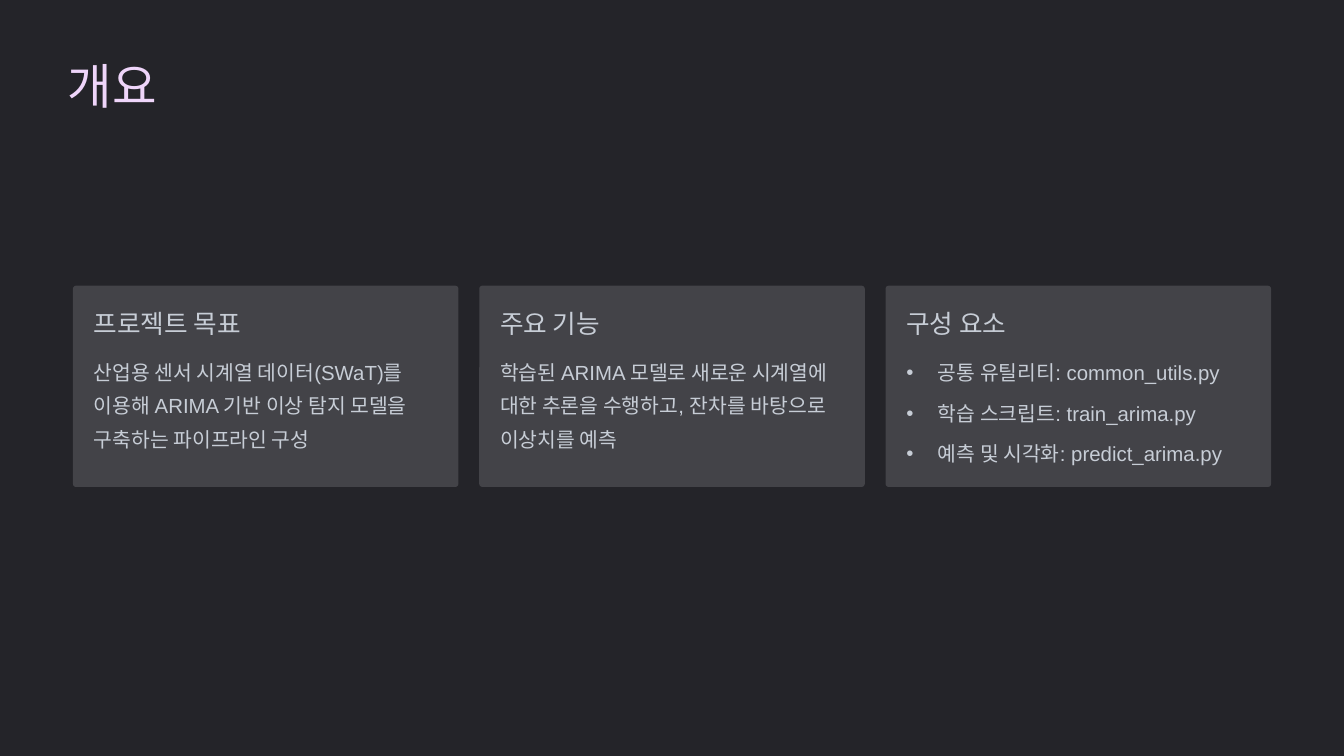
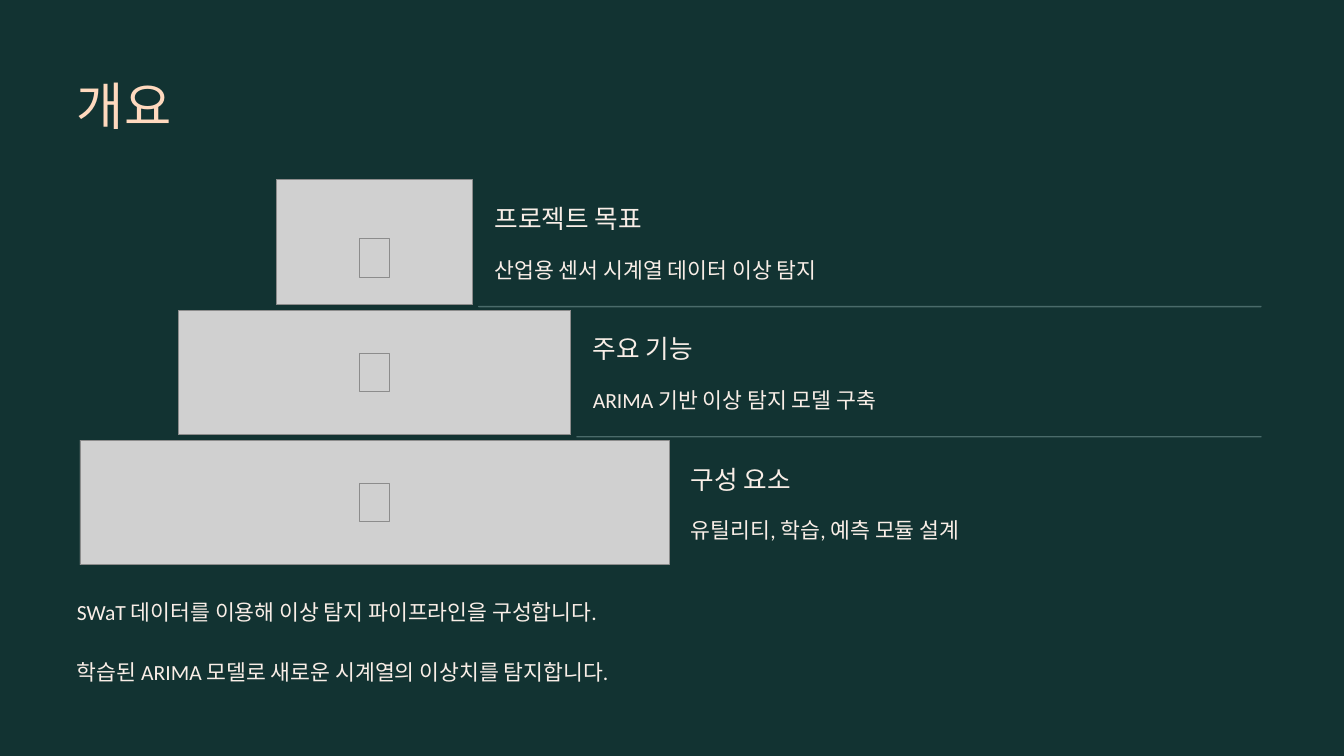
Before and after one commit to dhkeum9886/kmu-deeplearning, a slide deck: slide 3 of 과제/딥러닝특론_8주차과제_K2025029_금동환.pptx. Drawn at 1344x756 pixels with LibreOffice and Linux fonts; fonts in the diff are those of the drawing; grey boxes stand for pictures; background and template pictures are left out. Boxes give left, top, right and bottom in pixels: in the first picture for what was removed or moved away, otherwise in the second. Text is boxed around its words. In the diff, an @@ line names an element or a change of style, - is before the commit and + after.

```diff
--- a/과제/딥러닝특론_8주차과제_K2025029_금동환.pptx
+++ b/과제/딥러닝특론_8주차과제_K2025029_금동환.pptx
@@ background #FFFFFF to #000000 @@
@@ rectangle at [0,0,1344,756]: fill #242429 to #123332 @@
@@ text "개요": place and size @@
-text "개요" at [68,64,157,108]
+text "개요" at [77,82,171,129]
@@ text "개요" at [77,82,171,129]: size 41.5 to 44 pt, font Arial to Calibri, text colour #EFD5FA to #FFD9BE; line spacing 52pt to 55pt @@
@@ picture added at [276,180,473,304] @@
@@ text "프로젝트 목표": place and size @@
-text "프로젝트 목표" at [94,312,241,335]
+text "프로젝트 목표" at [495,206,642,230]
@@ picture added at [359,239,390,277] @@
@@ text added at [495,260,817,280], 18.5 pt, text #F9EEE7 @@
+산업용 센서 시계열 데이터 이상 탐지
@@ rounded rectangle removed at [73,286,459,487] @@
@@ rounded rectangle removed at [480,286,865,487] @@
@@ rounded rectangle removed at [885,286,1271,487] @@
@@ picture added at [178,310,571,434] @@
@@ rounded rectangle added at [478,306,1262,307], fill #4A6B6A @@
@@ picture added at [359,353,390,391] @@
@@ text "주요 기능": place and size @@
-text "주요 기능" at [500,312,600,335]
+text "주요 기능" at [593,336,693,360]
@@ text removed at [500,363,827,449] @@
-학습된 ARIMA 모델로 새로운 시계열에 대한 추론을 수행하고, 잔차를 바탕으로 이상치를 예측
@@ text removed at [938,363,1220,384] @@
-• 공통 유틸리티: common_utils.py
@@ text added at [593,390,876,410], 18.5 pt, text #F9EEE7 @@
+ARIMA 기반 이상 탐지 모델 구축
@@ text removed at [938,404,1196,425] @@
-• 학습 스크립트: train_arima.py
@@ picture added at [80,440,669,564] @@
@@ rounded rectangle added at [576,436,1262,438], fill #4A6B6A @@
@@ text removed at [938,444,1222,465] @@
-• 예측 및 시각화: predict_arima.py
@@ font Arial to Calibri, text colour #C7CDD6 to #F9EEE7 in 3 elements at [593,336,693,360], [495,206,642,230], [691,467,791,491] @@
@@ text "구성 요소": place and size @@
-text "구성 요소" at [906,312,1006,335]
+text "구성 요소" at [691,467,791,491]
@@ picture added at [359,483,390,522] @@
@@ text added at [691,520,960,541], 18.5 pt, text #F9EEE7 @@
+유틸리티, 학습, 예측 모듈 설계
@@ text at [77,602,596,622]: text changed; size 17.5 to 18.5 pt; font Arial to Calibri; text colour #C7CDD6 to #F9EEE7 @@
-산업용 센서 시계열 데이터(SWaT)를 이용해 ARIMA 기반 이상 탐지 모델을 구축하는 파이프라인 구성
+SWaT 데이터를 이용해 이상 탐지 파이프라인을 구성합니다.
@@ text added at [77,662,609,682], 18.5 pt, text #F9EEE7 @@
+학습된 ARIMA 모델로 새로운 시계열의 이상치를 탐지합니다.
```
Also in this commit, not shown: 7 other slides changed, 5 slides added, 4 slides removed, 6 other files.
